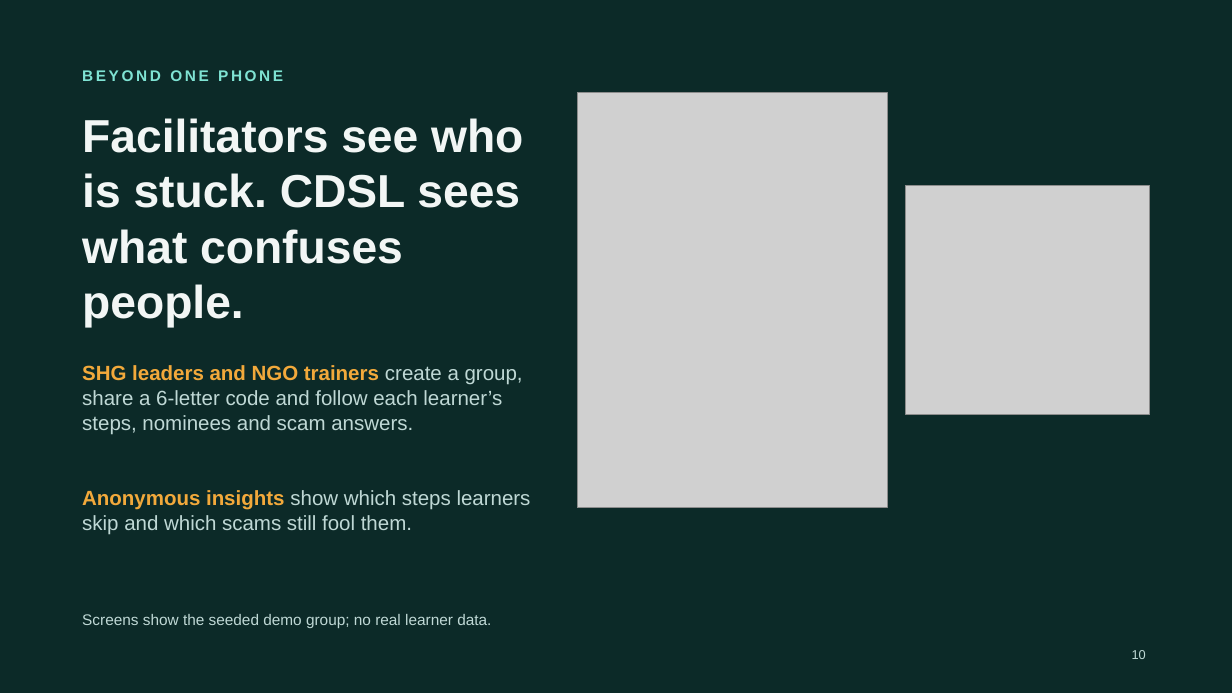
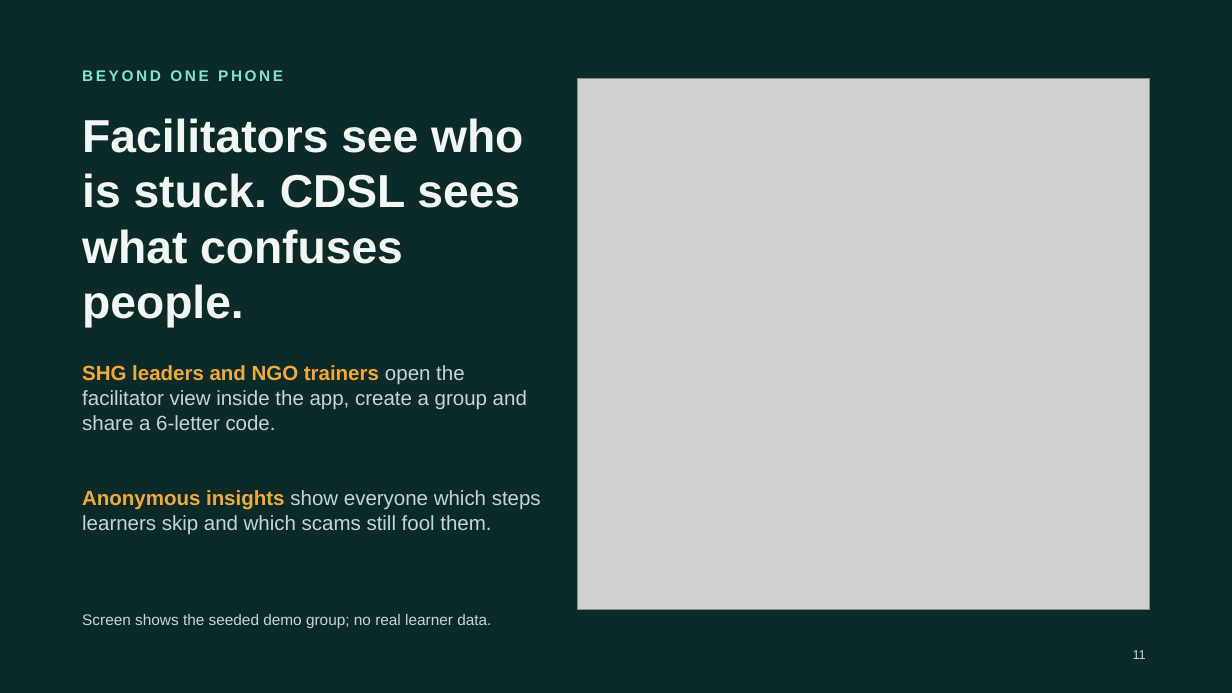
Before and after one commit to TushKum/cdsl, a slide deck: slide 11 of pitch/Pehla Kadam - pitch.pptx (slide 10 before the commit). Drawn at 1232x693 pixels with LibreOffice and Linux fonts; fonts in the diff are those of the drawing; grey boxes stand for pictures. Boxes give left, top, right and bottom in pixels: in the first picture for what was removed or moved away, otherwise in the second. Text is boxed around its words. In the diff, an @@ line names an element or a change of style, - is before the commit and + after.

```diff
--- a/pitch/Pehla Kadam - pitch.pptx
+++ b/pitch/Pehla Kadam - pitch.pptx
@@ picture: place and size @@
-picture at [578,92,887,508]
+picture at [578,79,1150,609]
@@ picture removed at [906,186,1150,415] @@
@@ text at [82,365,527,430]: text changed @@
-SHG leaders and NGO trainers create a group, share a 6-letter code and follow each learner’s steps, nominees and scam answers.
+SHG leaders and NGO trainers open the facilitator view inside the app, create a group and share a 6-letter code.
@@ text at [82,490,541,535]: text changed @@
-Anonymous insights show which steps learners skip and which scams still fool them.
+Anonymous insights show everyone which steps learners skip and which scams still fool them.
@@ text at [82,614,491,628]: text changed @@
-Screens show the seeded demo group; no real learner data.
+Screen shows the seeded demo group; no real learner data.
@@ page number at [1133,650,1146,659]: text changed @@
-10
+11
```
Also in this commit, not shown: 2 slides added, 1 slide removed, 1 other file.
